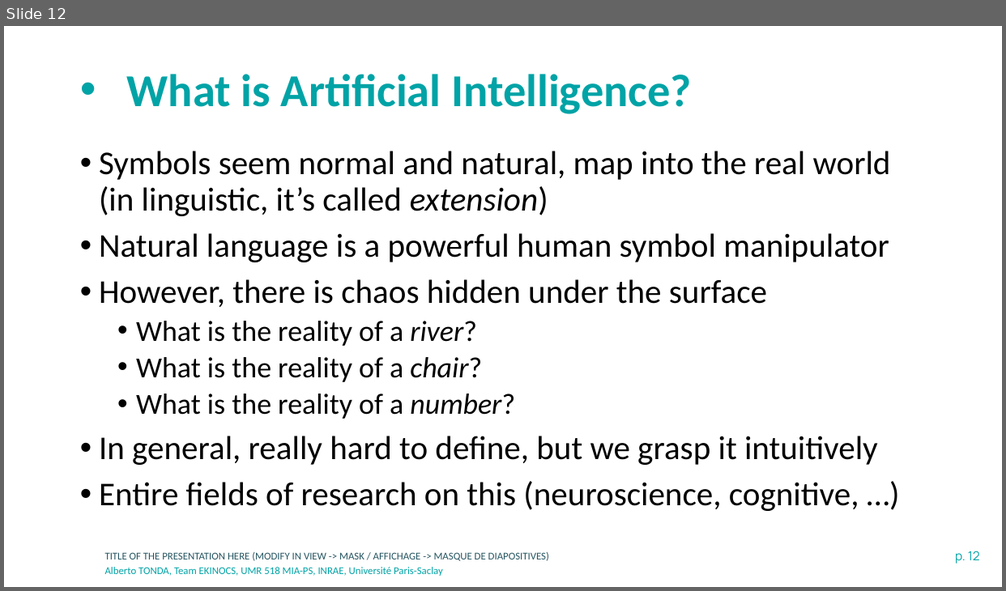
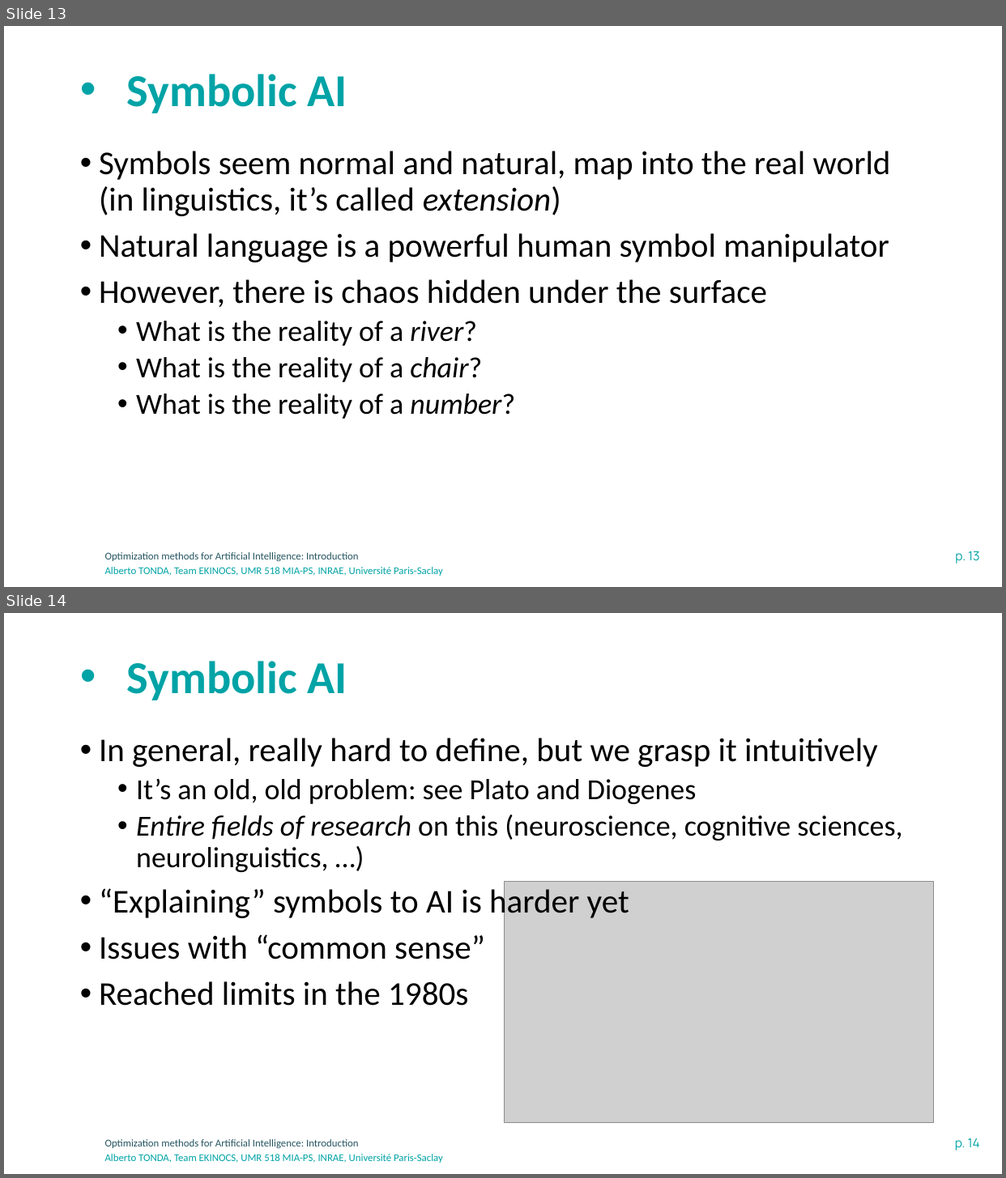
Before and after one commit to albertotonda/teaching, a slide deck: optimization-methods-for-artificial-intelligence/introduction.pptx. Shown one above the other, each under a label of ours: slide 12 before the commit, slides 13 and 14 after it. The pictures are 1006x591 and 1006x1178 pixels, drawn with LibreOffice and Linux fonts; fonts in the diff are those of the drawing; grey boxes stand for pictures; background and template pictures are left out. Boxes give left, top, right and bottom in pixels: in the first picture for what was removed or moved away, otherwise in the second. Text is boxed around its words. In the diff, an @@ line names an element or a change of style, - is before the commit and + after.

```diff
--- a/optimization-methods-for-artificial-intelligence/introduction.pptx
+++ b/optimization-methods-for-artificial-intelligence/introduction.pptx
@@ slide 14 added at [4,613,1002,1174], background #FFFFFF; not listed: 3 template elements that a slide beside it also shows @@
@@ title added at [127,661,347,700], 44 pt, text #00A3A6, bold @@
+• Symbolic AI
@@ text added at [99,738,902,1006], 32 pt, text #000000 @@
+• In general, really hard to define, but we grasp it intuitively
+  • It’s an old, old problem: see Plato and Diogenes
+  • Entire fields of research on this (neuroscience, cognitive sciences, neurolinguistics, …)
+• “Explaining” symbols to AI is harder yet
+• Issues with “common sense”
+• Reached limits in the 1980s
@@ picture added at [504,881,934,1122] @@
@@ what was slide 12 is now slide 13 @@
@@ slide 13 changed as well @@
@@ title at [127,74,347,113]: text changed @@
-• What is Artificial Intelligence?
+• Symbolic AI
@@ text at [99,151,891,216]: text changed @@
-• Symbols seem normal and natural, map into the real world (in linguistic, it’s called extension)
+• Symbols seem normal and natural, map into the real world (in linguistics, it’s called extension)
@@ text at [99,436,878,511]: paragraphs removed @@
-• In general, really hard to define, but we grasp it intuitively
-• Entire fields of research on this (neuroscience, cognitive, …)
@@ text at [105,552,359,561]: text changed @@
-TITLE OF THE PRESENTATION HERE (MODIFY IN VIEW -> MASK / AFFICHAGE -> MASQUE DE DIAPOSITIVES)
+Optimization methods for Artificial Intelligence: Introduction
@@ page number at [955,552,980,564]: text changed @@
-p. 12
+p. 13
```
Also in this commit, not shown: 11 other slides changed, 10 other slides added, 4 other files.
